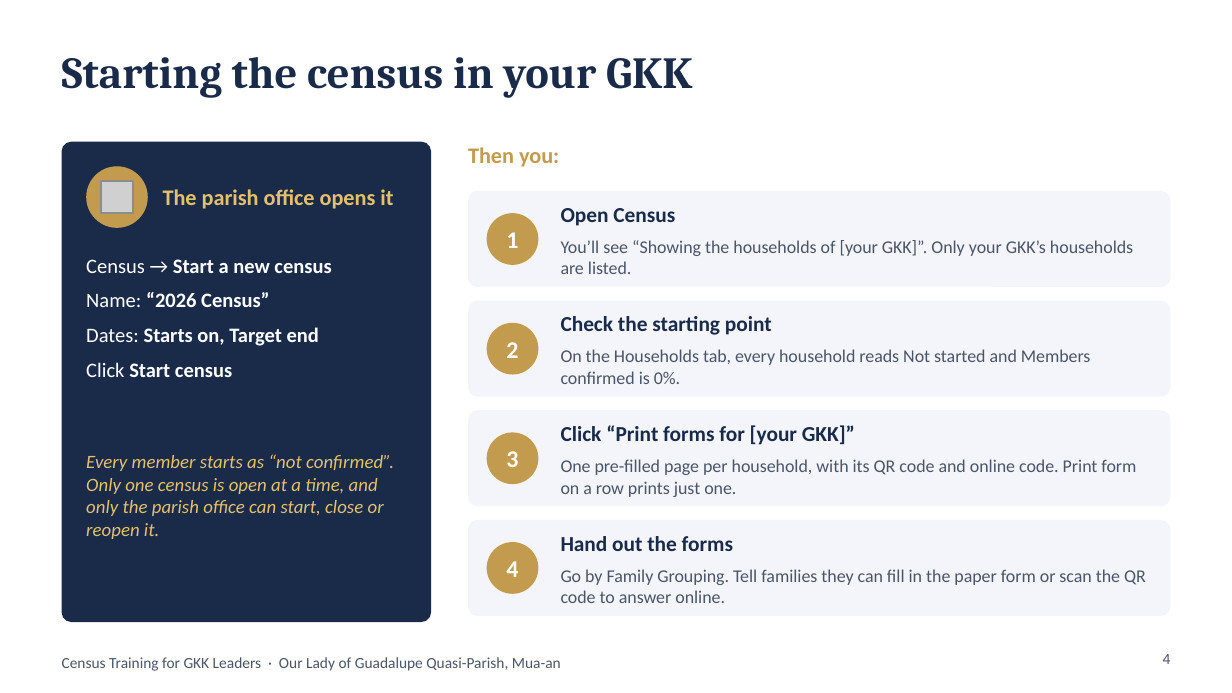
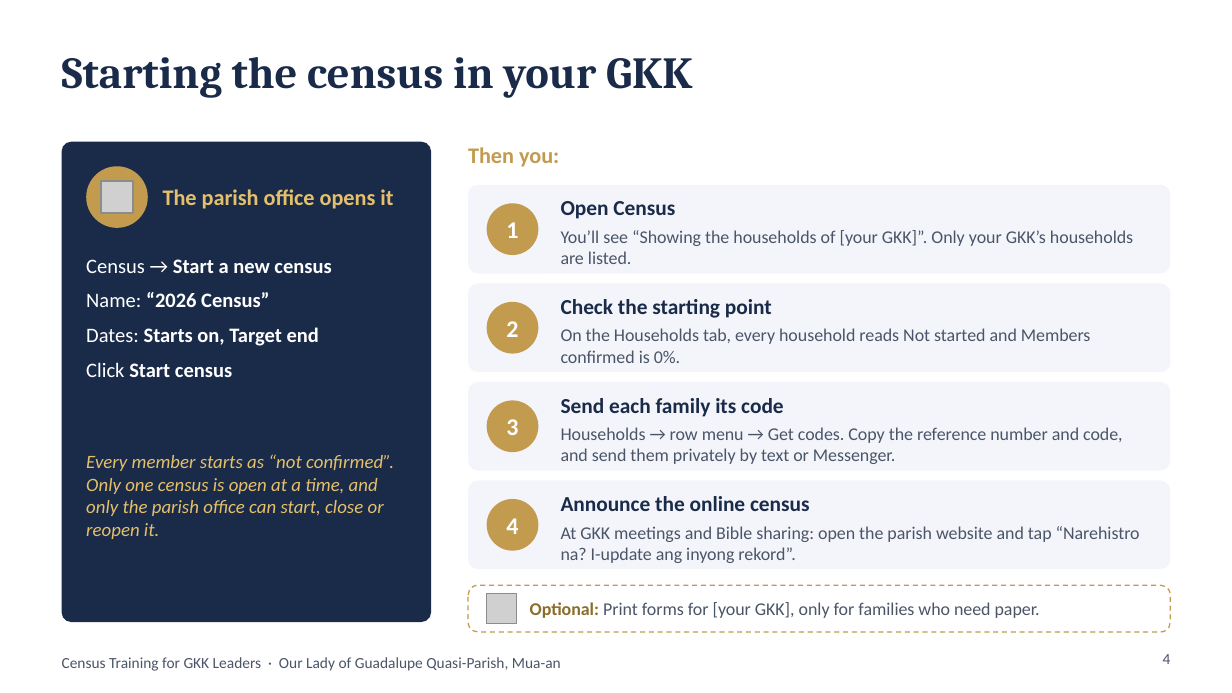
Before and after one commit to DaveenDev/parish-members-registry, a slide deck: slide 4 of docs/GKK-Leaders-Census-Training.pptx. Drawn at 1232x693 pixels with LibreOffice and Linux fonts; fonts in the diff are those of the drawing; grey boxes stand for pictures. Boxes give left, top, right and bottom in pixels: in the first picture for what was removed or moved away, otherwise in the second. Text is boxed around its words. In the diff, an @@ line names an element or a change of style, - is before the commit and + after.

```diff
--- a/docs/GKK-Leaders-Census-Training.pptx
+++ b/docs/GKK-Leaders-Census-Training.pptx
@@ rounded rectangle: place and size @@
-rounded rectangle at (468,191,1170,287)
+rounded rectangle at (468,185,1170,274)
@@ 2 texts, 1 ellipse: place and size @@
-2 texts, 1 ellipse at (487,213,1133,274)
+2 texts, 1 ellipse at (487,203,1133,264)
@@ text "Open Census": place and size @@
-text "Open Census" at (561,208,675,226)
+text "Open Census" at (561,201,675,219)
@@ rounded rectangle: place and size @@
-rounded rectangle at (468,301,1170,397)
+rounded rectangle at (468,283,1170,372)
@@ text "Check the starting point": place and size @@
-text "Check the starting point" at (561,316,772,335)
+text "Check the starting point" at (561,299,772,318)
@@ 2 texts, 1 ellipse: place and size @@
-2 texts, 1 ellipse at (487,323,1091,384)
+2 texts, 1 ellipse at (487,302,1091,363)
@@ rounded rectangle: place and size @@
-rounded rectangle at (468,410,1170,506)
+rounded rectangle at (468,382,1170,471)
@@ text "3": place and size @@
-text "3" at (506,451,518,467)
+text "3" at (506,419,518,435)
@@ ellipse: place and size @@
-ellipse at (487,432,538,484)
+ellipse at (487,400,538,452)
@@ text at (561,398,784,417): text changed @@
-Click “Print forms for [your GKK]”
+Send each family its code
@@ text at (561,427,1122,464): text changed @@
-One pre-filled page per household, with its QR code and online code. Print form on a row prints just one.
+Households → row menu → Get codes. Copy the reference number and code, and send them privately by text or Messenger.
@@ proportions changed in 4 elements at (468,185,1170,274), (468,283,1170,372), (468,382,1170,471), (468,480,1170,569) @@
@@ rounded rectangle: place and size @@
-rounded rectangle at (468,520,1170,616)
+rounded rectangle at (468,480,1170,569)
@@ text "4": place and size @@
-text "4" at (506,561,518,577)
+text "4" at (506,518,518,534)
@@ ellipse: place and size @@
-ellipse at (487,542,538,594)
+ellipse at (487,499,538,551)
@@ text at (561,496,810,511): text changed @@
-Hand out the forms
+Announce the online census
@@ text at (561,526,1140,563): text changed @@
-Go by Family Grouping. Tell families they can fill in the paper form or scan the QR code to answer online.
+At GKK meetings and Bible sharing: open the parish website and tap “Narehistro na? I-update ang inyong rekord”.
@@ rounded rectangle added at (468,585,1170,632), fill #FFFFFF, outline #C39B4E 0.75 pt dashed @@
@@ picture added at (487,594,516,623) @@
@@ text added at (530,602,1040,618), 10.5 pt, text #4A5568 @@
+Optional: Print forms for [your GKK], only for families who need paper.
```
Also in this commit, not shown: 11 other slides changed.
